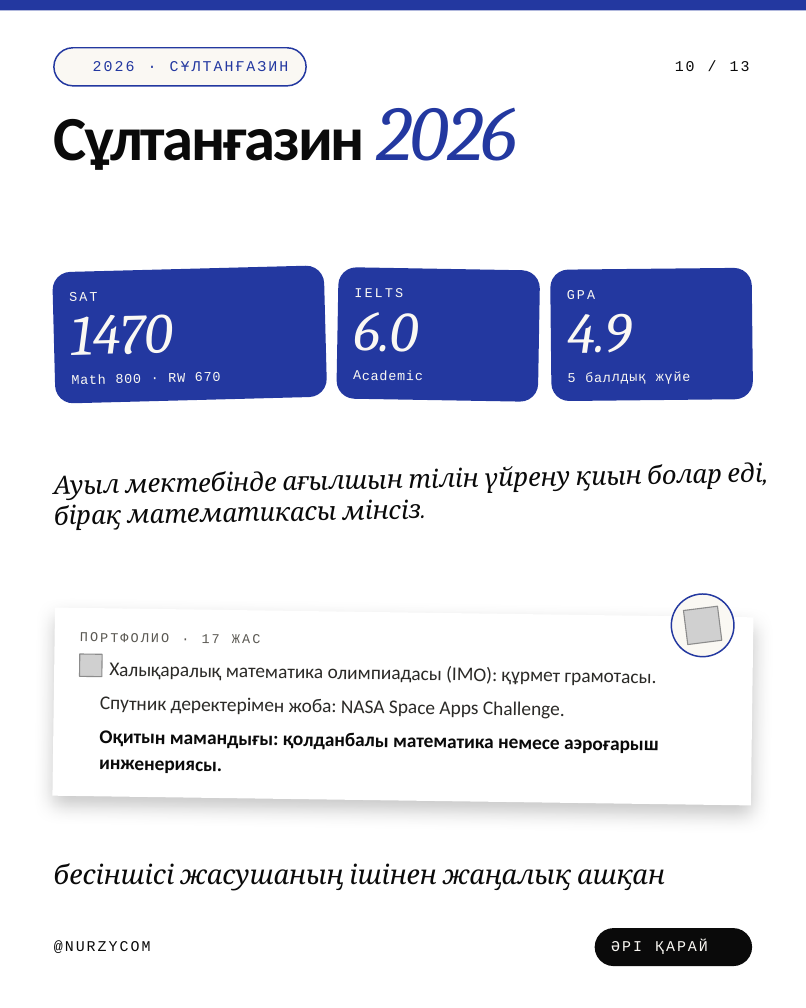
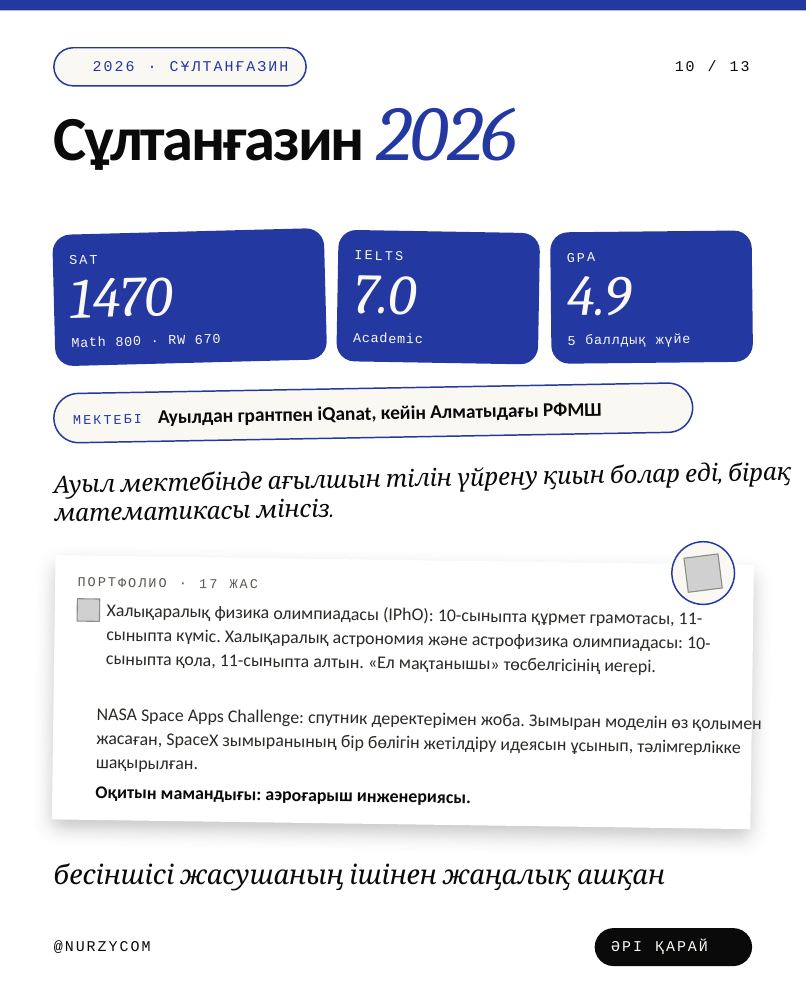
Before and after one commit to galiandojonathan-ship-it1/nurzycom_brand, a slide deck: slide 10 of social/pptx/kz-scientists.pptx. Drawn at 806x1008 pixels with LibreOffice and Linux fonts; fonts in the diff are those of the drawing; grey boxes stand for pictures; background and template pictures are left out. Boxes give left, top, right and bottom in pixels: in the first picture for what was removed or moved away, otherwise in the second. Text is boxed around its words. In the diff, an @@ line names an element or a change of style, - is before the commit and + after.

```diff
--- a/social/pptx/kz-scientists.pptx
+++ b/social/pptx/kz-scientists.pptx
@@ 8 texts, 1 rounded rectangle: place and size @@
-8 texts, 1 rounded rectangle at <box>52,265,691,403</box>
+8 texts, 1 rounded rectangle at <box>52,228,691,366</box>
@@ rounded rectangle: place and size @@
-rounded rectangle at <box>336,267,541,402</box>
+rounded rectangle at <box>336,229,541,364</box>
@@ rounded rectangle: place and size @@
-rounded rectangle at <box>551,268,754,401</box>
+rounded rectangle at <box>551,230,754,363</box>
@@ text at <box>354,275,417,315</box>: text changed @@
-6.0
+7.0
@@ rounded rectangle added at <box>53,382,692,443</box>, fill #FAF8F3, outline #2338A0 1 pt @@
@@ text added at <box>73,414,142,424</box>, 9 pt, text #2338A0 @@
+МЕКТЕБІ
@@ text added at <box>158,402,602,426</box>, 13 pt, text #0A0A0A, bold @@
+Ауылдан грантпен iQanat, кейін Алматыдағы РФМШ
@@ text "Ауыл мектебінде ағылшын тілін үйрену ..." at <box>54,462,718,521</box>: size 17 to 16 pt; line spacing 20.4pt to 19.2pt @@
@@ ellipse: place and size @@
-ellipse at <box>668,590,738,659</box>
+ellipse at <box>668,538,738,608</box>
@@ rectangle: place and size @@
-rectangle at <box>52,608,754,805</box>
+rectangle at <box>52,555,754,829</box>
@@ picture: place and size @@
-picture at <box>684,606,722,645</box>
+picture at <box>684,554,722,592</box>
@@ picture: place and size @@
-picture at <box>79,653,102,676</box>
+picture at <box>77,598,100,621</box>
@@ text "ПОРТФОЛИО · 17 ЖАС": place and size @@
-text "ПОРТФОЛИО · 17 ЖАС" at <box>80,632,260,643</box>
+text "ПОРТФОЛИО · 17 ЖАС" at <box>78,577,258,588</box>
@@ text added at <box>106,604,711,675</box>, 12 pt, text #2B2A27 @@
+Халықаралық физика олимпиадасы (IPhO): 10-сыныпта құрмет грамотасы, 11-сыныпта күміс. Халықаралық астрономия және астрофизика олимпиадасы: 10-сыныпта қола, 11-сыныпта алтын. «Ел мақтанышы» төсбелгісінің иегері.
@@ text removed at <box>109,662,656,685</box> @@
-Халықаралық математика олимпиадасы (IMO): құрмет грамотасы.
@@ text at <box>96,708,740,772</box>: text changed; size 13 to 12 pt @@
-Спутник деректерімен жоба: NASA Space Apps Challenge.
+NASA Space Apps Challenge: спутник деректерімен жоба. Зымыран моделін өз қолымен жасаған, SpaceX зымыранының бір бөлігін жетілдіру идеясын ұсынып, тәлімгерлікке шақырылған.
@@ text at <box>95,786,471,805</box>: text changed; size 13 to 12 pt @@
-Оқитын мамандығы: қолданбалы математика немесе аэроғарыш инженериясы.
+Оқитын мамандығы: аэроғарыш инженериясы.
```
Also in this commit, not shown: 9 other slides changed, 21 other files.
